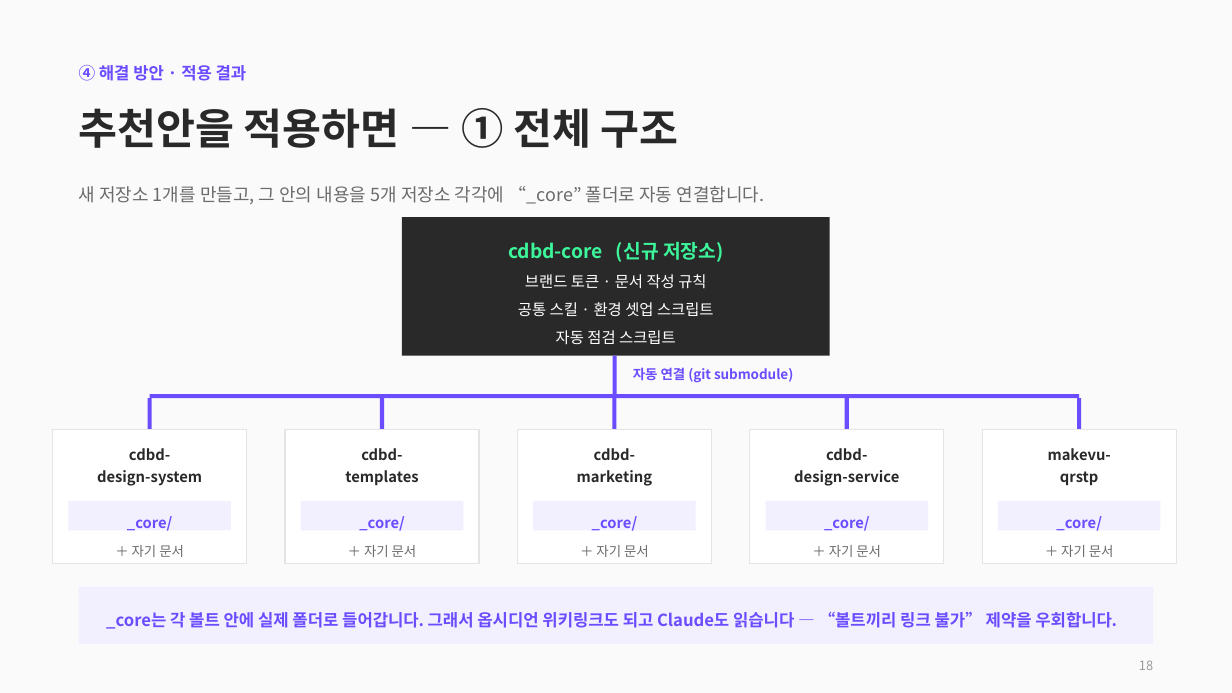
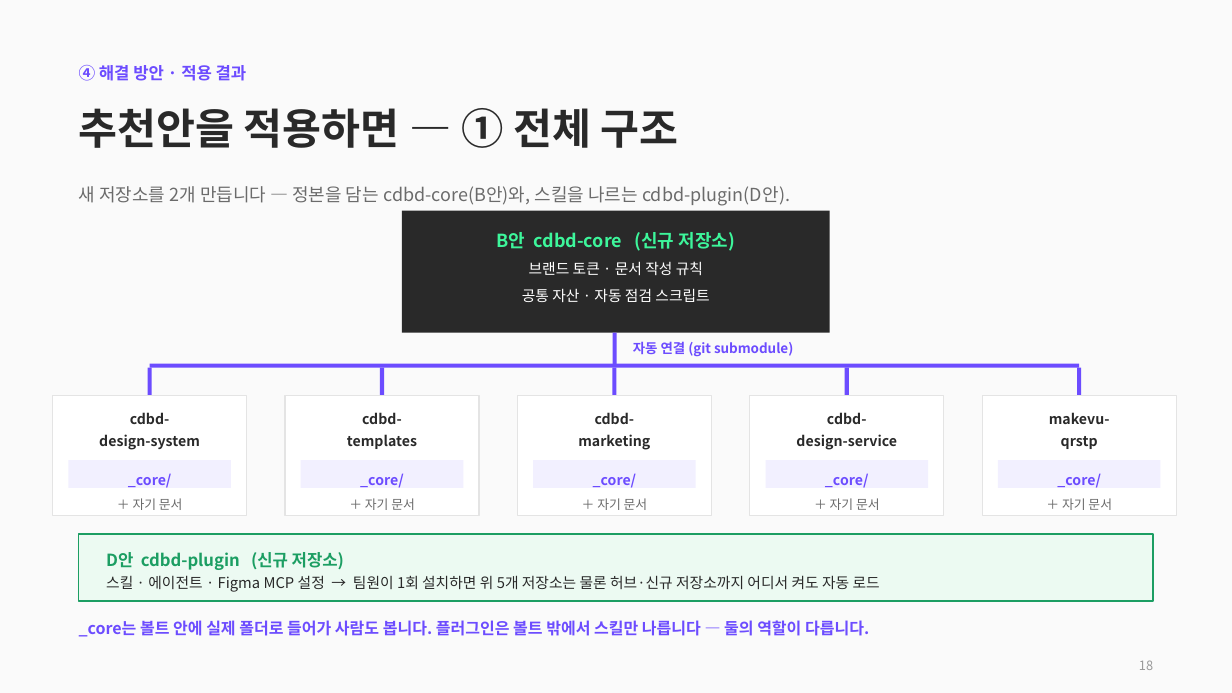
Before and after one commit to CdBd-in/design, a slide deck: slide 18 of CdBd 문서 체계 진단 및 개편 제안.pptx. Drawn at 1232x693 pixels with LibreOffice and Linux fonts; fonts in the diff are those of the drawing. Boxes give left, top, right and bottom in pixels: in the first picture for what was removed or moved away, otherwise in the second. Text is boxed around its words. In the diff, an @@ line names an element or a change of style, - is before the commit and + after.

```diff
--- a/CdBd 문서 체계 진단 및 개편 제안.pptx
+++ b/CdBd 문서 체계 진단 및 개편 제안.pptx
@@ text at (79,186,790,206): text changed @@
-새 저장소 1개를 만들고, 그 안의 내용을 5개 저장소 각각에 “_core” 폴더로 자동 연결합니다.
+새 저장소를 2개 만듭니다 — 정본을 담는 cdbd-core(B안)와, 스킬을 나르는 cdbd-plugin(D안).
@@ rectangle: place and size @@
-rectangle at (402,217,830,356)
+rectangle at (402,211,830,333)
@@ text at (496,232,736,251): text changed; size 15 to 14 pt @@
-cdbd-core (신규 저장소)
+B안 cdbd-core (신규 저장소)
@@ text "브랜드 토큰 · 문서 작성 ...": place and size @@
-text "브랜드 토큰 · 문서 작성 ..." at (518,274,714,345)
+text "브랜드 토큰 · 문서 작성 ..." at (522,261,709,302)
@@ text at (529,261,703,275): size 12 to 11.5 pt in "브랜드 토큰 · 문서 작성 규칙" @@
@@ text at (522,288,709,302): text changed; size 12 to 11.5 pt @@
-공통 스킬 · 환경 셋업 스크립트
-자동 점검 스크립트
+공통 자산 · 자동 점검 스크립트
@@ rectangle: place and size @@
-rectangle at (613,356,616,395)
+rectangle at (613,333,616,364)
@@ text "자동 연결 (git submodule)": place and size @@
-text "자동 연결 (git submodule)" at (633,367,793,382)
+text "자동 연결 (git submodule)" at (633,341,793,356)
@@ rectangle: place and size @@
-rectangle at (148,398,152,430)
+rectangle at (148,368,152,396)
@@ rectangle: place and size @@
-rectangle at (150,394,1080,397)
+rectangle at (150,364,1080,368)
@@ rectangle: place and size @@
-rectangle at (380,398,384,430)
+rectangle at (380,368,384,396)
@@ rectangle: place and size @@
-rectangle at (613,398,616,430)
+rectangle at (613,368,616,396)
@@ rectangle: place and size @@
-rectangle at (845,398,848,430)
+rectangle at (845,368,848,396)
@@ rectangle: place and size @@
-rectangle at (1078,398,1081,430)
+rectangle at (1078,368,1081,396)
@@ rectangle: place and size @@
-rectangle at (53,430,247,564)
+rectangle at (53,396,247,516)
@@ rectangle: place and size @@
-rectangle at (285,430,479,564)
+rectangle at (285,396,479,516)
@@ rectangle: place and size @@
-rectangle at (518,430,712,564)
+rectangle at (518,396,712,516)
@@ rectangle: place and size @@
-rectangle at (750,430,944,564)
+rectangle at (750,396,944,516)
@@ 5 texts: place and size @@
-5 texts at (97,448,1111,486)
+5 texts at (99,412,1110,450)
@@ rectangle: place and size @@
-rectangle at (982,430,1177,564)
+rectangle at (982,396,1177,516)
@@ size 11.5 to 11 pt in 10 elements at (99,412,200,450), (347,412,417,449), (578,412,650,450), (796,412,897,450), (1049,412,1110,449), (128,473,172,488), (360,473,404,488), (593,473,637,488), (825,473,869,488), (1057,473,1101,488) @@
@@ 5 texts, 5 rectangles: place and size @@
-5 texts, 5 rectangles at (68,501,1161,531)
+5 texts, 5 rectangles at (68,460,1161,488)
@@ 5 texts: place and size @@
-5 texts at (132,545,1114,557)
+5 texts at (133,498,1112,510)
@@ size 10.5 to 10 pt in 5 elements at (133,498,183,510), (365,498,415,510), (597,498,648,510), (830,498,880,510), (1062,498,1112,510) @@
@@ rectangle: place and size @@
-rectangle at (79,587,1153,644)
+rectangle at (79,534,1153,601)
@@ rectangle at (79,534,1153,601): fill #F2F0FF to #ECFAF2; outline none to #1C9E63 1.5 pt @@
@@ text added at (106,552,344,570), 13 pt, text #1C9E63, bold @@
+D안 cdbd-plugin (신규 저장소)
@@ text added at (106,575,880,592), 11.5 pt, text #292929 @@
+스킬 · 에이전트 · Figma MCP 설정 → 팀원이 1회 설치하면 위 5개 저장소는 물론 허브·신규 저장소까지 어디서 켜도 자동 로드
@@ text at (79,620,869,637): text changed; size 13 to 12.5 pt @@
-_core는 각 볼트 안에 실제 폴더로 들어갑니다. 그래서 옵시디언 위키링크도 되고 Claude도 읽습니다 — “볼트끼리 링크 불가” 제약을 우회합니다.
+_core는 볼트 안에 실제 폴더로 들어가 사람도 봅니다. 플러그인은 볼트 밖에서 스킬만 나릅니다 — 둘의 역할이 다릅니다.
```
Also in this commit, not shown: 1 other slide changed, 1 other file.
